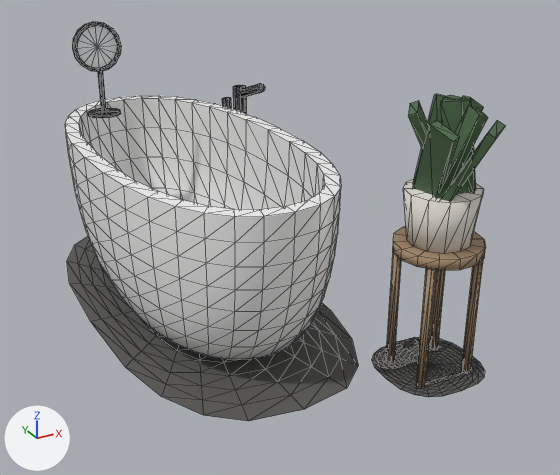
A saved change to the glTF model scratchpad/baths/glb/master_bath_tub.glb.
Rendered twice from a 50 mm lens placed at (2.64, -3.82, 1.6), pointed at (4.0, -1.36, 0.36). Lighting does not change. The marker at lower left points along +X, +Y and +Z. The first picture is the older version. Mesh edges are drawn as thin lines. Vertices at exactly the same position are counted once.

In view in the first picture: 'root'.
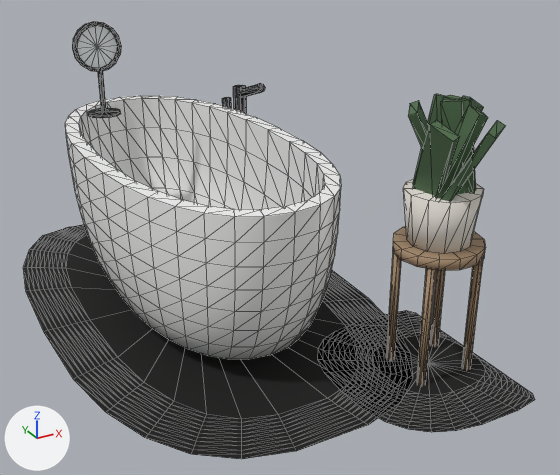
What differs and where, as boxes (x1, y1, x2, y2) in the pictures (560 x 475 px):
'root', recoloured, surface changed, reshaped (16% wider, 9% taller)
    before: (65, 22, 506, 421)
    after: (23, 22, 535, 459)
part 1 of me_mesh_0, rebuilt (34% wider, 26% taller)
    before: (67, 236, 358, 421)
    after: (23, 225, 413, 459)
part 2 of me_mesh_0, added
    after: (318, 310, 535, 432)
part 3 of me_mesh_0, deleted
    before: (372, 337, 485, 397)

Patch to the scene script:
```diff
--- a/scratchpad/baths/glb/master_bath_tub.glb.py
+++ b/scratchpad/baths/glb/master_bath_tub.glb.py
@@ mat_csh0 @@
 mat_csh0 = principled_material('csh0')
-mat_csh0.base_color = (0.0467, 0.0452, 0.0437)  # dark grey #3d3c3b
+mat_csh0.base_color = (0.00605, 0.00605, 0.00561)  # black #121211
 mat_csh0.roughness = 0.97
@@ mat_csh4 @@
 mat_csh4 = principled_material('csh4')
-mat_csh4.base_color = (0.0823, 0.0823, 0.0782)  # dark grey #51514f
-mat_csh4.roughness = 0.97
+mat_csh4.base_color = (0.00605, 0.00605, 0.00561)  # black #121211
+mat_csh4.roughness = 0.99
@@ mat_csh5 @@
 mat_csh5 = principled_material('csh5')
-mat_csh5.base_color = (0.0887, 0.0887, 0.0844)  # dark grey #545452
-mat_csh5.roughness = 0.97
+mat_csh5.base_color = (0.00605, 0.00605, 0.00561)  # black #121211
+mat_csh5.roughness = 0.99
@@ mat_csh6 @@
 mat_csh6 = principled_material('csh6')
-mat_csh6.base_color = (0.0953, 0.0931, 0.0887)  # dark grey #575654
-mat_csh6.roughness = 0.97
+mat_csh6.base_color = (0.00605, 0.00605, 0.00561)  # black #121211
+mat_csh6.roughness = 0.99
@@ mat_csh7 @@
 mat_csh7 = principled_material('csh7')
-mat_csh7.base_color = (0.0976, 0.0953, 0.0908)  # dark grey #585755
-mat_csh7.roughness = 0.97
+mat_csh7.base_color = (0.00605, 0.00605, 0.00561)  # black #121211
+mat_csh7.roughness = 0.99
@@ mat_csh8 @@
 mat_csh8 = principled_material('csh8')
-mat_csh8.base_color = (0.0999, 0.0976, 0.0931)  # dark grey #595856
-mat_csh8.roughness = 0.97
+mat_csh8.base_color = (0.00605, 0.00605, 0.00561)  # black #121211
+mat_csh8.roughness = 0.99
@@ mat_csh9 @@
 mat_csh9 = principled_material('csh9')
-mat_csh9.base_color = (0.102, 0.0999, 0.0953)  # dark grey #5a5957
-mat_csh9.roughness = 0.97
+mat_csh9.base_color = (0.00605, 0.00605, 0.00561)  # black #121211
+mat_csh9.roughness = 0.99
@@ mat_csh10 @@
 mat_csh10 = principled_material('csh10')
-mat_csh10.base_color = (0.0497, 0.0497, 0.0467)  # dark grey #3f3f3d
-mat_csh10.roughness = 0.97
+mat_csh10.base_color = (0.00605, 0.00605, 0.00561)  # black #121211
+mat_csh10.roughness = 0.99
@@ mat_csh11 @@
 mat_csh11 = principled_material('csh11')
-mat_csh11.base_color = (0.0595, 0.0578, 0.0561)  # dark grey #454443
-mat_csh11.roughness = 0.97
+mat_csh11.base_color = (0.00605, 0.00605, 0.00561)  # black #121211
+mat_csh11.roughness = 0.99
@@ mat_csh12 @@
 mat_csh12 = principled_material('csh12')
-mat_csh12.base_color = (0.0685, 0.0685, 0.0648)  # dark grey #4a4a48
-mat_csh12.roughness = 0.97
+mat_csh12.base_color = (0.00605, 0.00605, 0.00561)  # black #121211
+mat_csh12.roughness = 0.99
@@ mat_csh13 @@
 mat_csh13 = principled_material('csh13')
-mat_csh13.base_color = (0.0782, 0.0762, 0.0723)  # dark grey #4f4e4c
-mat_csh13.roughness = 0.97
+mat_csh13.base_color = (0.00605, 0.00605, 0.00561)  # black #121211
+mat_csh13.roughness = 0.99
@@ mat_csh14 @@
 mat_csh14 = principled_material('csh14')
-mat_csh14.base_color = (0.0844, 0.0823, 0.0782)  # dark grey #52514f
-mat_csh14.roughness = 0.97
+mat_csh14.base_color = (0.00605, 0.00605, 0.00561)  # black #121211
+mat_csh14.roughness = 0.99
@@ mat_csh15 @@
 mat_csh15 = principled_material('csh15')
-mat_csh15.base_color = (0.0908, 0.0887, 0.0844)  # dark grey #555452
-mat_csh15.roughness = 0.97
+mat_csh15.base_color = (0.00605, 0.00605, 0.00561)  # black #121211
+mat_csh15.roughness = 0.99
@@ mat_csh16 @@
 mat_csh16 = principled_material('csh16')
-mat_csh16.base_color = (0.0953, 0.0931, 0.0887)  # dark grey #575654
-mat_csh16.roughness = 0.97
+mat_csh16.base_color = (0.00605, 0.00605, 0.00561)  # black #121211
+mat_csh16.roughness = 0.99
@@ mat_csh17 @@
 mat_csh17 = principled_material('csh17')
-mat_csh17.base_color = (0.0999, 0.0976, 0.0931)  # dark grey #595856
-mat_csh17.roughness = 0.97
+mat_csh17.base_color = (0.00605, 0.00605, 0.00561)  # black #121211
+mat_csh17.roughness = 0.99
@@ mat_csh18 @@
 mat_csh18 = principled_material('csh18')
-mat_csh18.base_color = (0.0999, 0.0976, 0.0931)  # dark grey #595856
-mat_csh18.roughness = 0.97
+mat_csh18.base_color = (0.00605, 0.00605, 0.00561)  # black #121211
+mat_csh18.roughness = 0.99
@@ me_mesh_0 @@
-me_mesh_0.from_pydata(...)  # 1257 vertices, 2364 faces; spans x 3.3..4.52, y -2.18..-0.09, z 0.0..1.1
+me_mesh_0.from_pydata(...)  # 1420 vertices, 2678 faces; spans x 3.11..4.52, y -2.31..-0.01, z 0.0..1.1
+# me_mesh_0 part 1: the loose piece of 201 vertices spanning x 3.3..4.23, y -1.95..-0.09, z 0.01 is rebuilt with 287 vertices and now spans x 3.11..4.42, y -2.13..-0.01, z 0.02
+# me_mesh_0 part 2: a new loose piece of 278 vertices spanning x 3.93..4.5, y -2.31..-1.56, z 0.02
+# me_mesh_0 part 3
+# 201 vertices are removed from x 4.11..4.49, y -2.12..-1.75, z 0.01
+# 380 faces are deleted
 me_mesh_0.materials.append(mat_csh0)
@@ me_mesh_0 @@
 me_mesh_0.materials.append(mat_mbmir)
+me_mesh_0.materials.append(mat_csh19)  # black #121211
+me_mesh_0.materials.append(mat_csh20)  # black #121211
```
